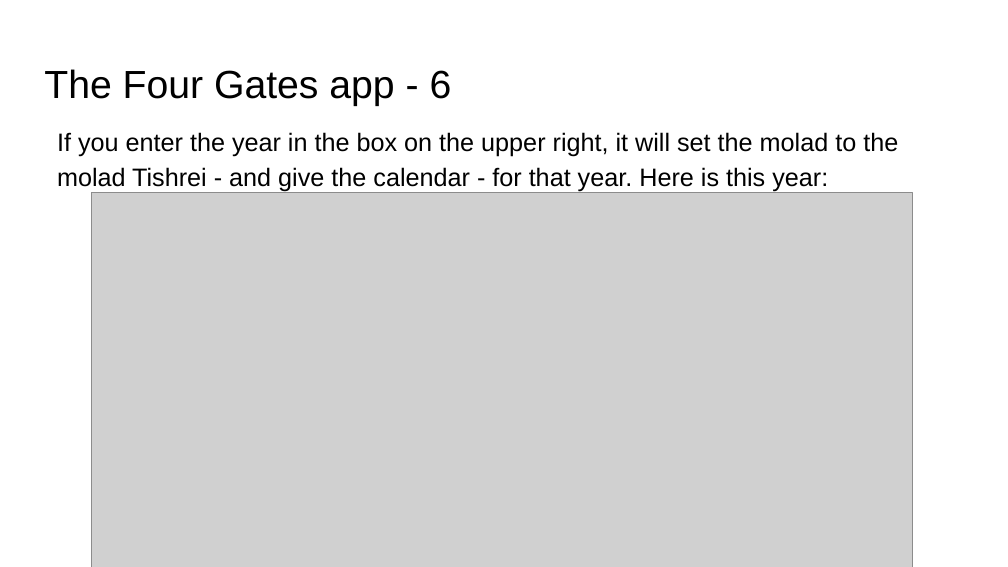
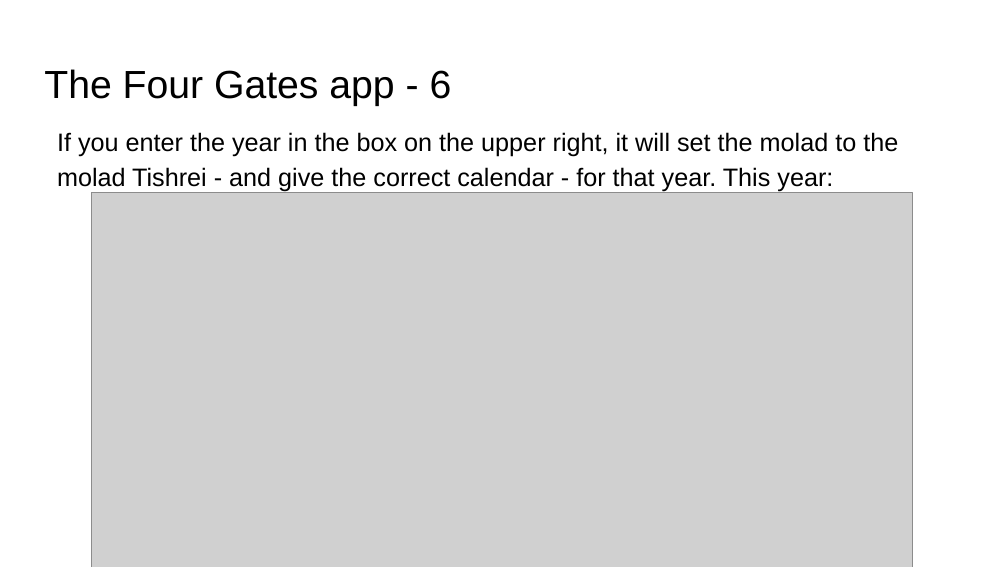
Before and after one commit to MichoelR/Keviyus, a slide deck: slide 24 of FourGates/FourGates.pptx. Drawn at 1008x567 pixels with LibreOffice and Linux fonts; fonts in the diff are those of the drawing; grey boxes stand for pictures. Boxes give left, top, right and bottom in pixels: in the first picture for what was removed or moved away, otherwise in the second. Text is boxed around its words. In the diff, an @@ line names an element or a change of style, - is before the commit and + after.

```diff
--- a/FourGates/FourGates.pptx
+++ b/FourGates/FourGates.pptx
@@ text at <box>57,132,898,192</box>: text changed @@
-If you enter the year in the box on the upper right, it will set the molad to the molad Tishrei - and give the calendar - for that year. Here is this year:
+If you enter the year in the box on the upper right, it will set the molad to the molad Tishrei - and give the correct calendar - for that year. This year:
```
Also in this commit, not shown: 24 other slides changed.
